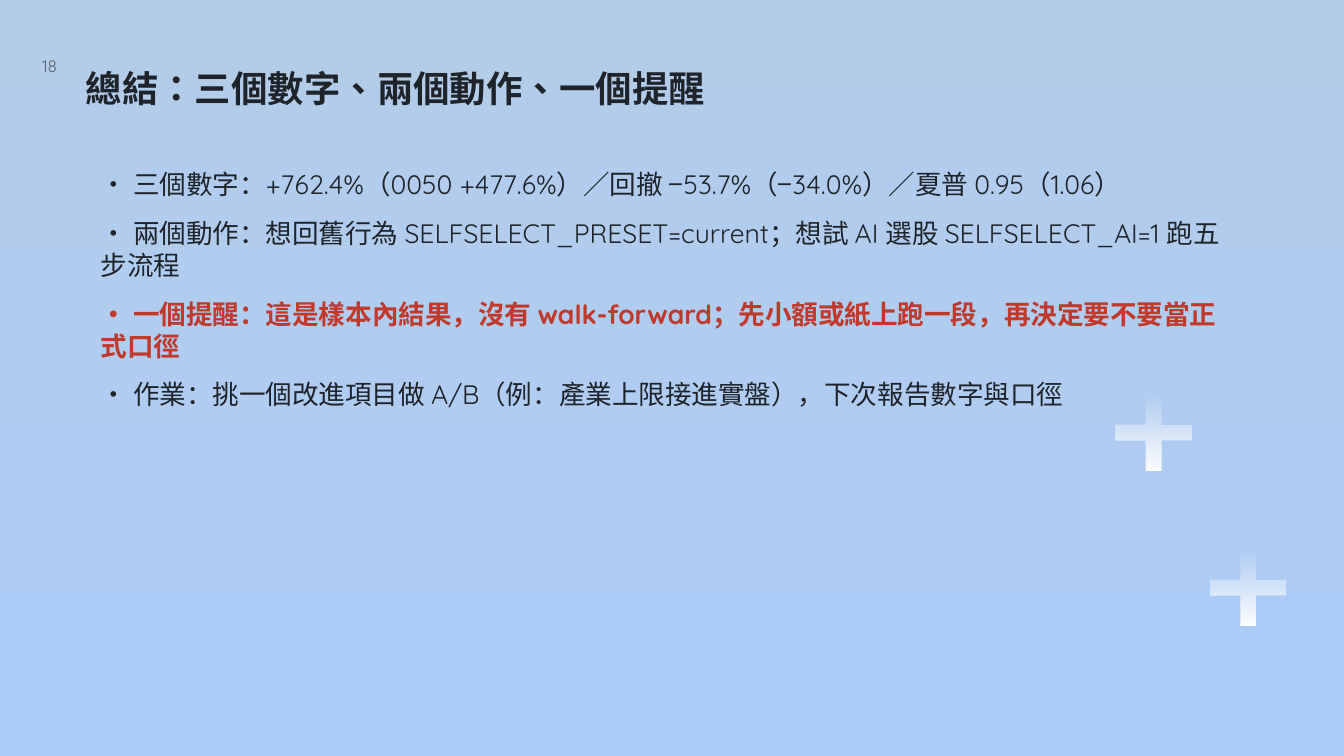
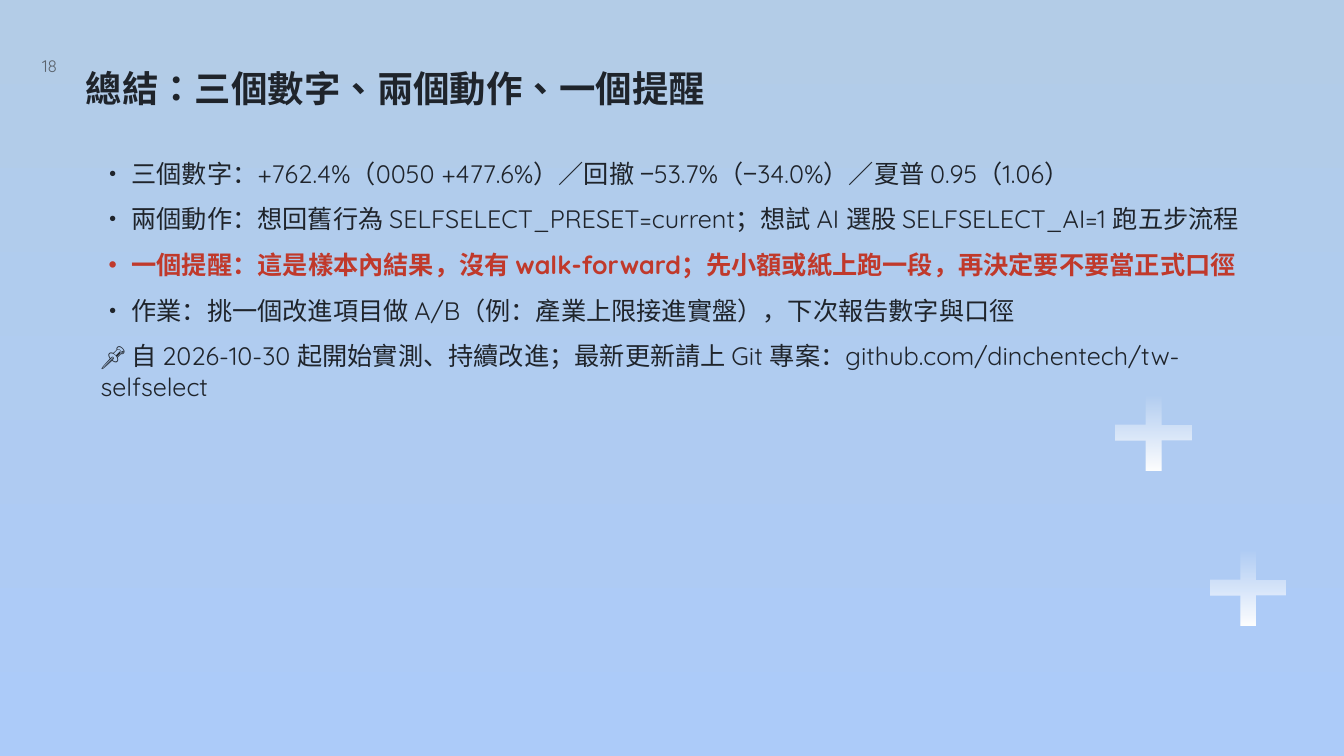
Before and after one commit to dinchentech/tw-selfselect, a slide deck: slide 18 of plans/ppt/TW-SELFSELECT台股買賣自動化系統-W7-講稿版.pptx. Drawn at 1344x756 pixels with LibreOffice and Linux fonts; fonts in the diff are those of the drawing; background and template pictures are left out. Boxes give left, top, right and bottom in pixels: in the first picture for what was removed or moved away, otherwise in the second. Text is boxed around its words. In the diff, an @@ line names an element or a change of style, - is before the commit and + after.

```diff
--- a/plans/ppt/TW-SELFSELECT台股買賣自動化系統-W7-講稿版.pptx
+++ b/plans/ppt/TW-SELFSELECT台股買賣自動化系統-W7-講稿版.pptx
@@ text "• 三個數字：+762.4%（0050 +477.6%）／回撤 −53.7%（−34.0%）／夏普 0.95（1.06）": place and size @@
-text "• 三個數字：+762.4%（0050 +477.6%）／回撤 −53.7%（−34.0%）／夏普 0.95（1.06）" at bbox=[101, 171, 1220, 408]
+text "• 三個數字：+762.4%（0050 +477.6%）／回撤 −53.7%（−34.0%）／夏普 0.95（1.06）" at bbox=[101, 161, 1239, 397]
@@ text at bbox=[131, 161, 1239, 323]: size 19 to 18 pt in "• 三個數字：+762.4%（0050 +477.6%）／回撤 −53.7%（−34.0%）／夏普 0.95（1.06）", "• 兩個動作：想回舊行為 SELFSELECT_PRESET=current；想試 AI 選股 SELFSELECT_A ...", "• 一個提醒：這是樣本內結果，沒有 walk-forward；先小額或紙上跑一段，再決定要不要當正式口徑", "• 作業：挑一個改進項目做 A/B（例：產業上限接進實盤），下次報告數字與口徑"; less space between paragraphs @@
@@ text at bbox=[101, 344, 1180, 397]: paragraph added @@
+📌 自 2026-10-30 起開始實測、持續改進；最新更新請上 Git 專案：github.com/dinchentech/tw-selfselect
```
Also in this commit, not shown: 1 other slide changed, 4 other files.
